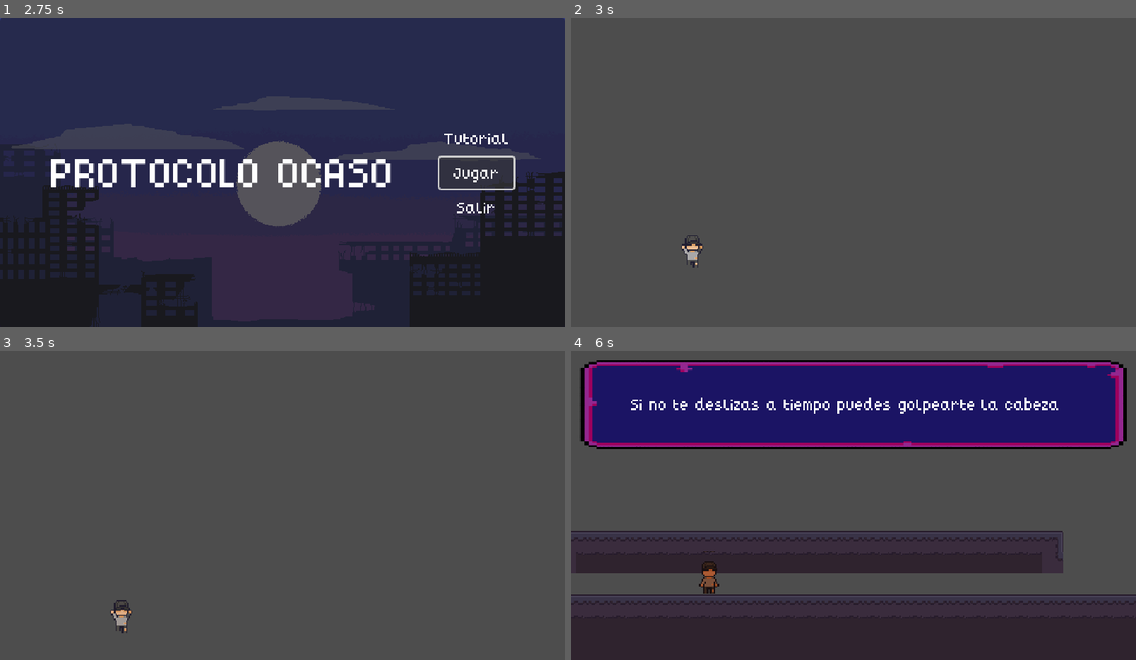
Above: before the commit, frames 1-4 (two rows, left to right).
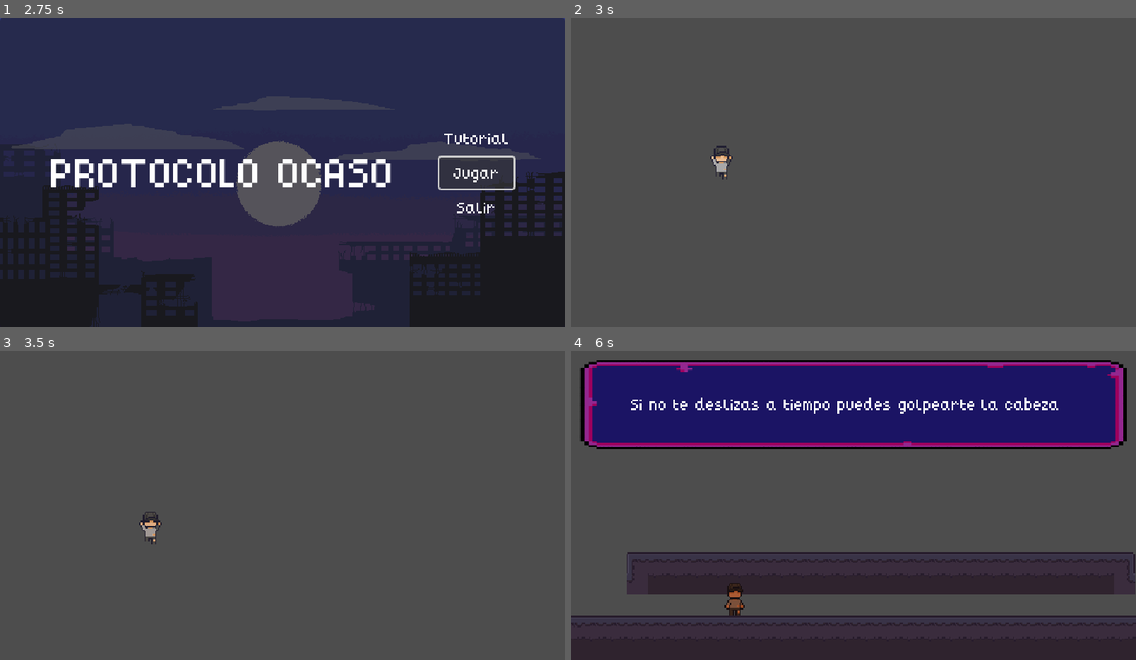
Above: after the commit, the same moments.

Repository: AlfredoCamarena/Protocolo-Ocaso
Game: Godot game, scene res://UI/menu_screen/menu_screen.tscn
Two runs of this game, one before a commit and one after it. Both use one fixed random seed, a clock stepped at 60 frames per second and the inputs below. The engine's default icon, where the game draws it, is replaced by a stand-in: a white triangle on a blue panel in a dark square.
Inputs:
- Up to frame 1 (2.75 s): click "Jugar" at 0.5 s; click "Jugar" at 1.25 s; click "Jugar" at 2 s
- Up to frame 2 (3 s): click "Tutorial" at 2.75 s
- Up to frame 3 (3.5 s): no input
- Up to frame 4 (6 s): tap Enter at 3.5 s; hold S (slide) 3.53-4.28 s; tap Space (jump) at 3.77, 4.52 s; tap S (slide) at 4.35, 5, 5.85 s; hold S (slide) 5.03-5.78 s

Frame 1 is identical in both runs. In frame 2, 0.4% of the frame differs, in the area x 19-29%, y 41-81%; in frame 3, 0.4%; in frame 4, 23%, in the area x 0-100%, y 58-89%.
Error after the commit: Invalid access to property or key 'player_first_hit' on a base object of type 'Node (event_bus.gd)'. (res://player/player.gd:25)

Commit message:
hotfix: Arregla bug al usar Slide y caer

Diff:
--- a/player/player.gd
+++ b/player/player.gd
@@ -20,7 +20,9 @@
 func recieve_damage(damage: int):
 		health_cmp.decrease_health(damage)
 		match health_cmp.lives:
-			2: _set_speeds(default_speed - 50)
+			2:
+				_set_speeds(default_speed - 50)
+				EventBus.player_first_hit.emit()
 			1: _set_speeds(default_speed - 100)
 			0: EventBus.player_died.emit()
 
--- a/player/player.tscn
+++ b/player/player.tscn
@@ -162,7 +162,6 @@
 shape = SubResource("CapsuleShape2D_hg6s5")
 
 [node name="CollisionShapeSliding" type="CollisionShape2D" parent="."]
-visible = false
 position = Vector2(0, -5)
 rotation = 1.5707964
 shape = SubResource("CapsuleShape2D_g1dw6")
@@ -189,10 +188,9 @@
 hit_from_inside = true
 
 [node name="Camera2D" type="Camera2D" parent="."]
-position = Vector2(-178, 133)
-offset = Vector2(300, -200)
+offset = Vector2(100, 0)
 zoom = Vector2(1.5, 1.5)
-limit_bottom = 800
+limit_bottom = 0
 position_smoothing_enabled = true
 position_smoothing_speed = 15.0
 
@@ -222,6 +220,7 @@
 [node name="SlidingState" type="Node" parent="StateMachine" node_paths=PackedStringArray("standing_collision", "sliding_collision", "player")]
 unique_name_in_owner = true
 script = ExtResource("7_boad6")
+slide_duration = 0.5
 standing_collision = NodePath("../../CollisionShapeStanding")
 sliding_collision = NodePath("../../CollisionShapeSliding")
 player = NodePath("../..")
--- a/player/states/sliding_state/sliding_state.gd
+++ b/player/states/sliding_state/sliding_state.gd
@@ -4,16 +4,13 @@
 @export var standing_collision: CollisionShape2D
 @export var sliding_collision: CollisionShape2D
 
-func _switch_collision_disabled() -> void:
-	standing_collision.disabled = !standing_collision.disabled
-	sliding_collision.disabled = !sliding_collision.disabled
-
-
 #TODO: Agregar animación
 func start():
 	player.velocity.x = player.sliding_speed
-	_switch_collision_disabled()
+	standing_collision.disabled = true
+	sliding_collision.disabled = false
 
 
 func end():
-	_switch_collision_disabled()
+	standing_collision.disabled = false
+	sliding_collision.disabled = true
